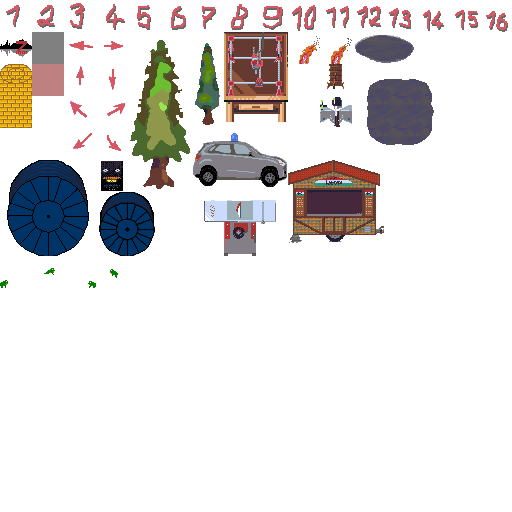
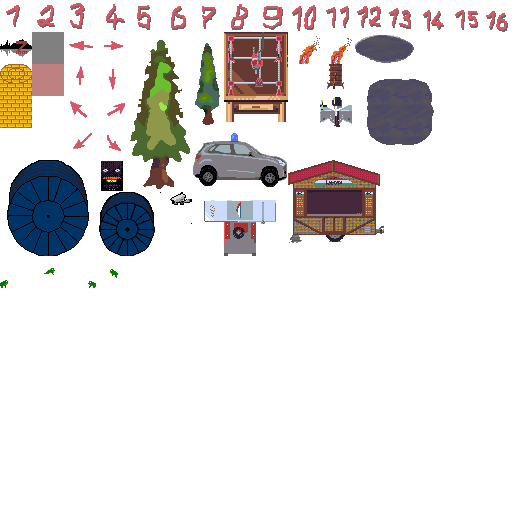
Two versions of the same layered image (512px x 512px). Layer-by-layer changes:
pixels changed over [160,192,192,224] (layer not identified)
